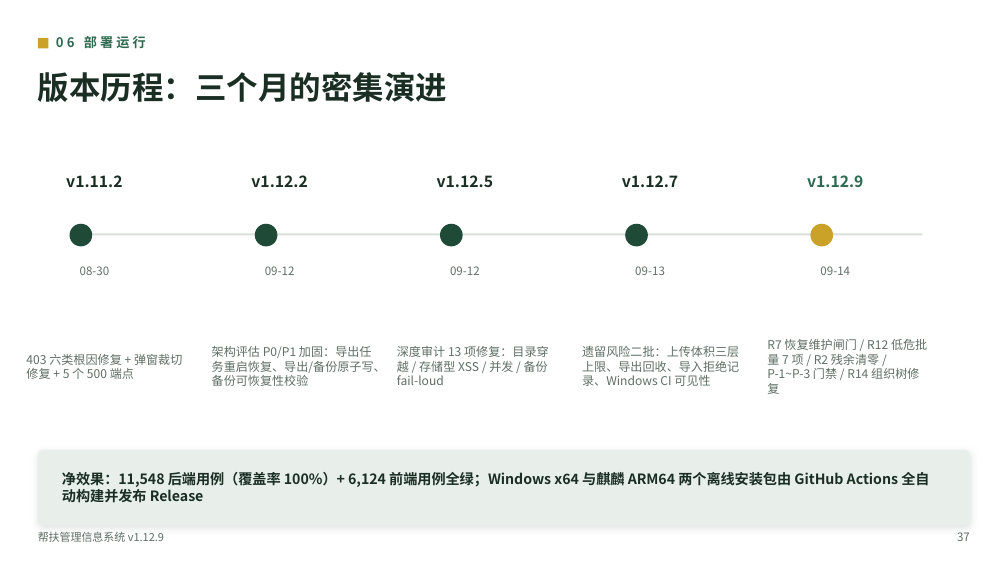
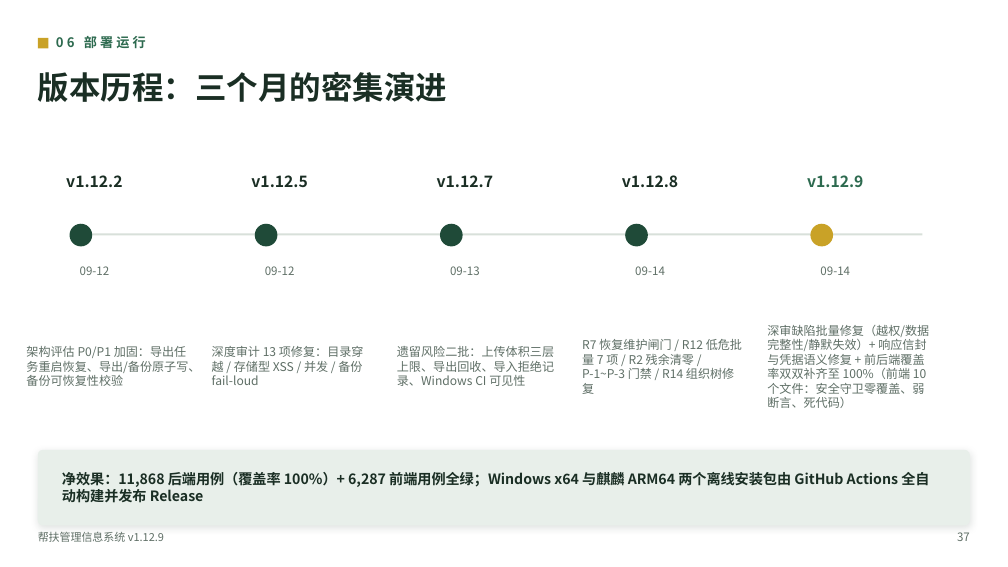
Before and after one commit to lzh745200/MRRS, a slide deck: slide 39 of docs/帮扶管理信息系统介绍.pptx. Drawn at 1008x567 pixels with LibreOffice and Linux fonts; fonts in the diff are those of the drawing. Boxes give left, top, right and bottom in pixels: in the first picture for what was removed or moved away, otherwise in the second. Text is boxed around its words. In the diff, an @@ line names an element or a change of style, - is before the commit and + after.

Commit message:
docs(v1.12.9): 同步 brace-expansion 正解与前端覆盖率归零，校正 PPT 测试数据
CHANGELOG：
- 改写 brace-expansion 条目——原记述的是**中间态不完整修复**（"改为覆盖 ^2.1.7"），
  该版本会把 minimatch@10 打挂。更正为按 major 作用域覆盖的完整过程与两条教训。
- 新增「前端覆盖率缺口清零（10 个文件）」条目，按四类处置（补测试 / 修正空操作 spy /
  删死代码 / 标注 v8 伪影）逐条记录，并写明"Storage.prototype spy 永不命中"这一
  会产出虚假信心的陷阱。

PPT（docs/build_ppt.js → docs/帮扶管理信息系统介绍.pptx，38 页）：
- 前端用例数 6,227 → 6,287（4 处）。
- 「测试体系：数字不会说谎」页校正为当前实测：用例 11868/6287、数据来源 v1.12.9
  （2026-09-14）、覆盖率门禁 98% → **100%**（前后端一致），并补入弱断言治理与
  安全守卫断言两项测试纪律。此前该页仍是 v1.11.2 的 10142/5691 旧数据。
- v1.12.9 版本历程条目补记前端覆盖率与弱断言治理。

验证：node docs/build_ppt.js → DONE pages=38，产物 842,901 字节。

```diff
--- a/docs/帮扶管理信息系统介绍.pptx
+++ b/docs/帮扶管理信息系统介绍.pptx
@@ text at [66,175,122,187]: text changed @@
-v1.11.2
+v1.12.2
@@ text at [251,175,307,187]: text changed @@
-v1.12.2
+v1.12.5
@@ text at [437,175,493,187]: text changed @@
-v1.12.5
+v1.12.7
@@ text at [622,175,678,188]: text changed @@
-v1.12.7
+v1.12.8
@@ text at [80,266,110,275]: text changed @@
-08-30
+09-12
@@ text at [450,266,480,275]: text changed @@
-09-12
+09-13
@@ text at [635,266,665,275]: text changed @@
-09-13
+09-14
@@ text at [767,325,929,408]: text changed @@
-R7 恢复维护闸门 / R12 低危批量 7 项 / R2 残余清零 / P-1~P-3 门禁 / R14 组织树修复
+深审缺陷批量修复（越权/数据完整性/静默失效）+ 响应信封与凭据语义修复 + 前后端覆盖率双双补齐至 100%（前端 10 个文件：安全守卫零覆盖、弱断言、死代码）
@@ text at [26,346,200,386]: text changed @@
-403 六类根因修复 + 弹窗裁切修复 + 5 个 500 端点
+架构评估 P0/P1 加固：导出任务重启恢复、导出/备份原子写、备份可恢复性校验
@@ text at [212,346,364,385]: text changed @@
-架构评估 P0/P1 加固：导出任务重启恢复、导出/备份原子写、备份可恢复性校验
+深度审计 13 项修复：目录穿越 / 存储型 XSS / 并发 / 备份 fail-loud
@@ text at [397,346,554,386]: text changed @@
-深度审计 13 项修复：目录穿越 / 存储型 XSS / 并发 / 备份 fail-loud
+遗留风险二批：上传体积三层上限、导出回收、导入拒绝记录、Windows CI 可见性
@@ text at [582,339,742,394]: text changed @@
-遗留风险二批：上传体积三层上限、导出回收、导入拒绝记录、Windows CI 可见性
+R7 恢复维护闸门 / R12 低危批量 7 项 / R2 残余清零 / P-1~P-3 门禁 / R14 组织树修复
@@ text at [62,470,929,503]: text changed @@
-净效果：11,548 后端用例（覆盖率 100%）+ 6,124 前端用例全绿；Windows x64 与麒麟 ARM64 两个离线安装包由 GitHub Actions 全自动构建并发布 Release
+净效果：11,868 后端用例（覆盖率 100%）+ 6,287 前端用例全绿；Windows x64 与麒麟 ARM64 两个离线安装包由 GitHub Actions 全自动构建并发布 Release
```
Also in this commit, not shown: 8 other slides changed, 2 other files.
